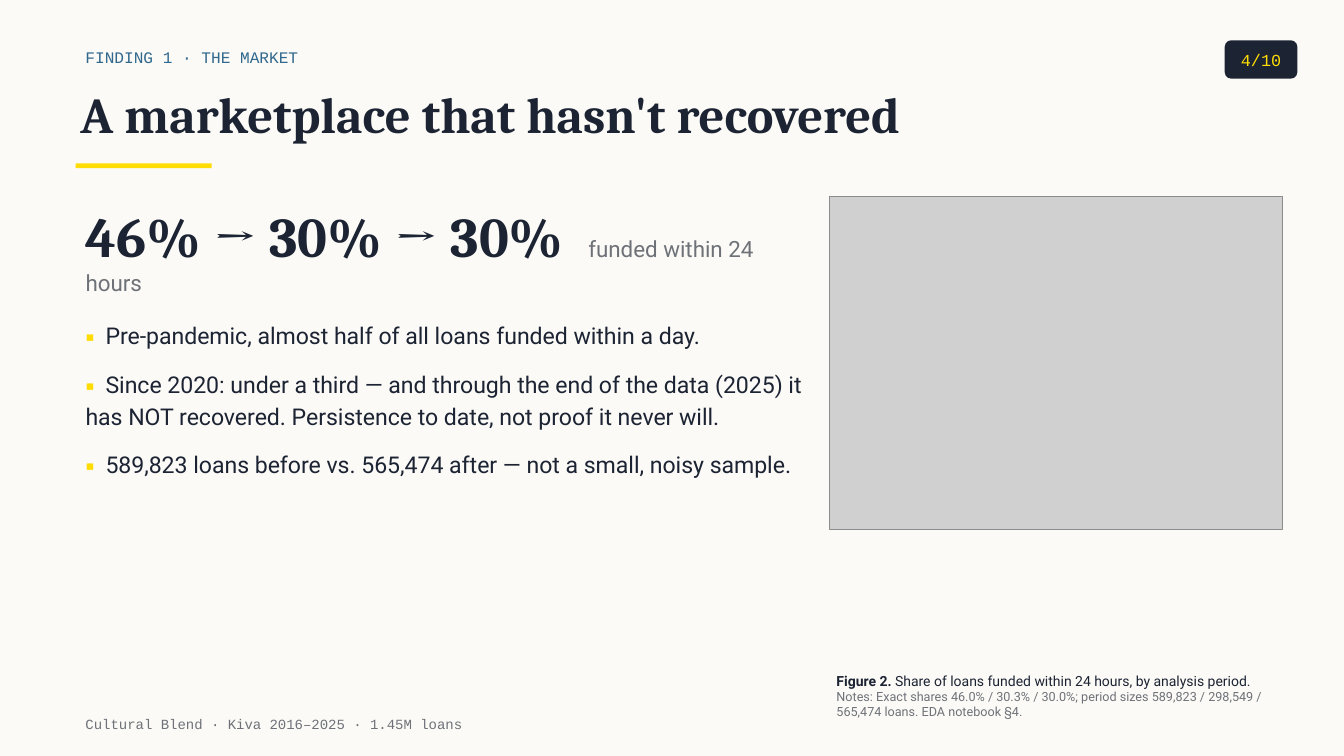
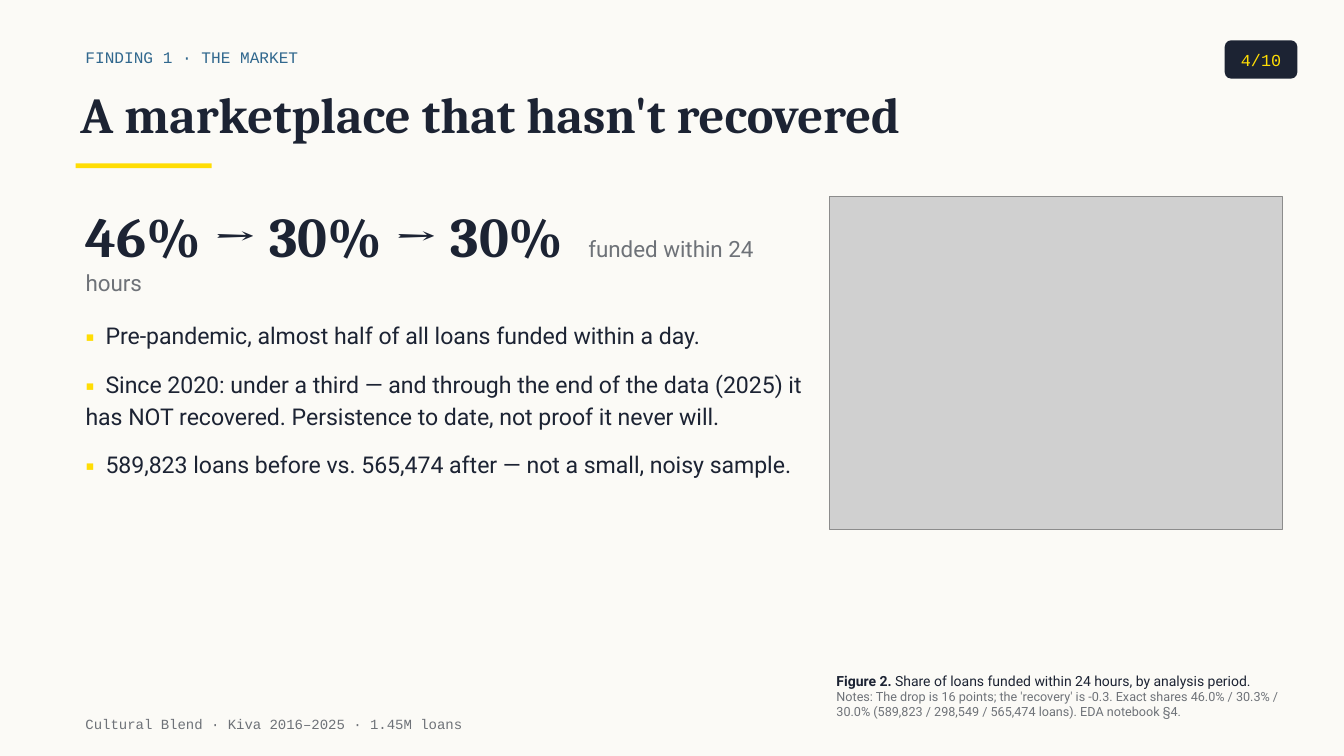
Before and after one commit to tuannm3812/unsw-ma-hackathon-2026, a slide deck: slide 4 of docs/presentation/slides_draft.pptx. Drawn at 1344x756 pixels with LibreOffice and Linux fonts; fonts in the diff are those of the drawing; grey boxes stand for pictures. Boxes give left, top, right and bottom in pixels: in the first picture for what was removed or moved away, otherwise in the second. Text is boxed around its words. In the diff, an @@ line names an element or a change of style, - is before the commit and + after.

```diff
--- a/docs/presentation/slides_draft.pptx
+++ b/docs/presentation/slides_draft.pptx
@@ text at [836,691,1270,719]: text changed @@
-Notes: Exact shares 46.0% / 30.3% / 30.0%; period sizes 589,823 / 298,549 / 565,474 loans. EDA notebook §4.
+Notes: The drop is 16 points; the 'recovery' is -0.3. Exact shares 46.0% / 30.3% / 30.0% (589,823 / 298,549 / 565,474 loans). EDA notebook §4.
```
Also in this commit, not shown: 7 other slides changed, 1 other file.
